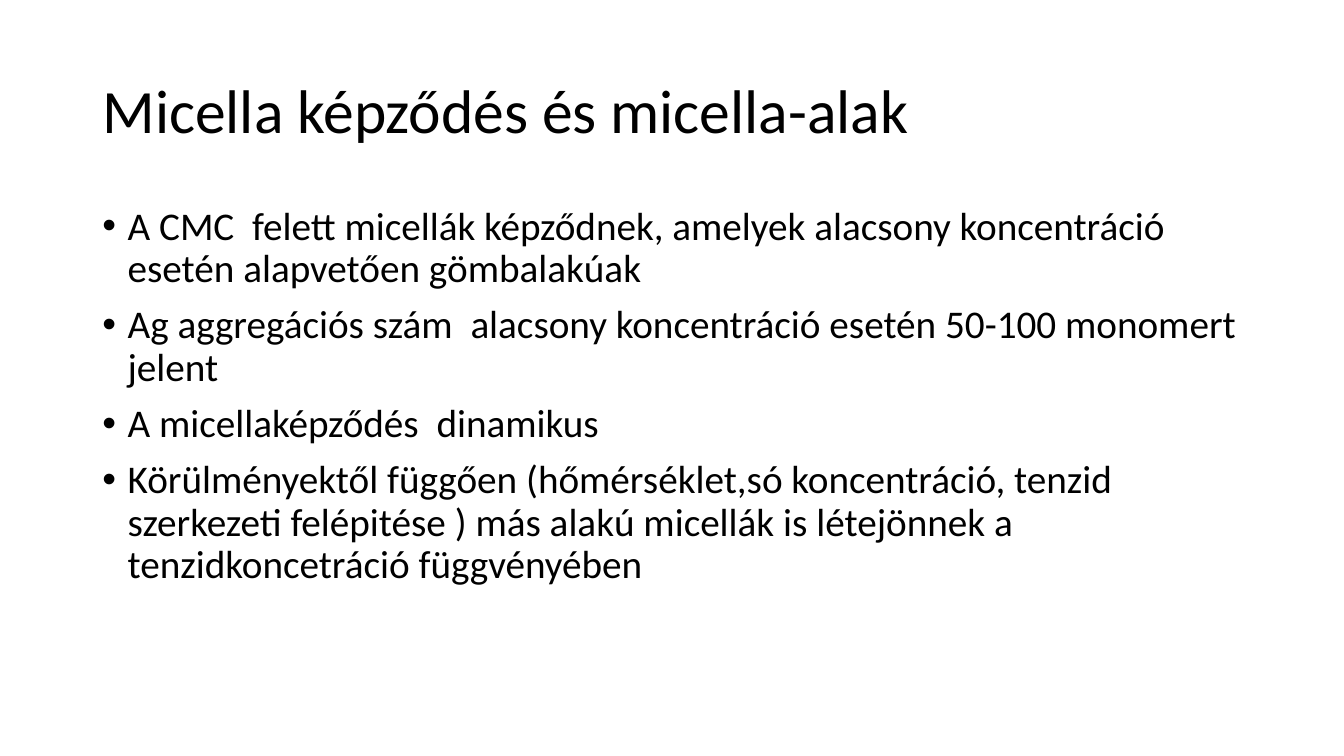
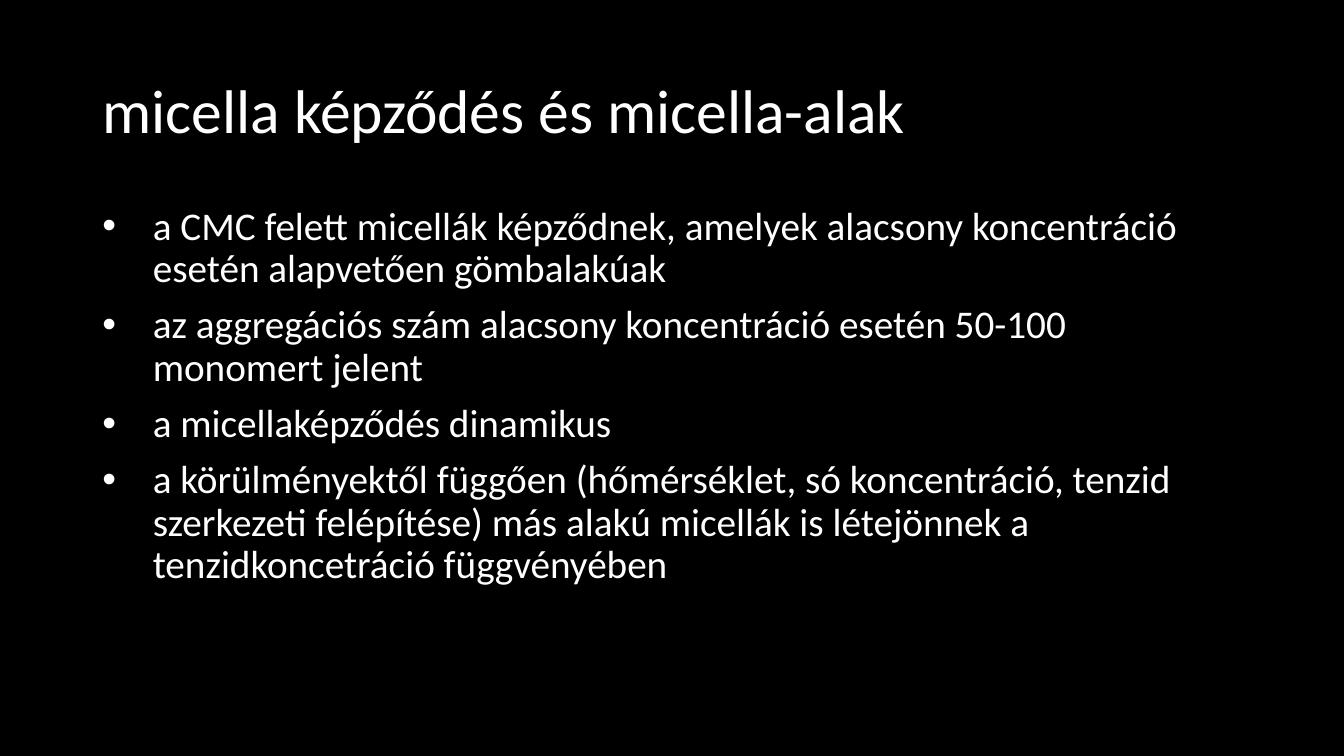
Before and after one commit to LilianaBohus/chemistry-presenations, a slide deck: slide 13 of adjuvants.pptx. Drawn at 1344x756 pixels with LibreOffice and Linux fonts; fonts in the diff are those of the drawing; background and template pictures are left out. Boxes give left, top, right and bottom in pixels: in the first picture for what was removed or moved away, otherwise in the second. Text is boxed around its words. In the diff, an @@ line names an element or a change of style, - is before the commit and + after.

```diff
--- a/adjuvants.pptx
+++ b/adjuvants.pptx
@@ background #FFFFFF to picture (left out) @@
@@ text at (102, 90, 904, 143): text changed; text colour #000000 to #FFFFFF @@
-Micella képződés és micella-alak
+micella képződés és micella-alak
@@ text at (153, 212, 1177, 585): text changed; text colour #000000 to #FFFFFF @@
-• A CMC felett micellák képződnek, amelyek alacsony koncentráció esetén alapvetően gömbalakúak
-• Ag aggregációs szám alacsony koncentráció esetén 50-100 monomert jelent
-• A micellaképződés dinamikus
-• Körülményektől függően (hőmérséklet,só koncentráció, tenzid szerkezeti felépitése ) más alakú micellák is létejönnek a tenzidkoncetráció függvényében
+• a CMC felett micellák képződnek, amelyek alacsony koncentráció esetén alapvetően gömbalakúak
+• az aggregációs szám alacsony koncentráció esetén 50-100 monomert jelent
+• a micellaképződés dinamikus
+• a körülményektől függően (hőmérséklet, só koncentráció, tenzid szerkezeti felépítése) más alakú micellák is létejönnek a tenzidkoncetráció függvényében
```
Also in this commit, not shown: 6 other slides changed, 3 slides removed.
